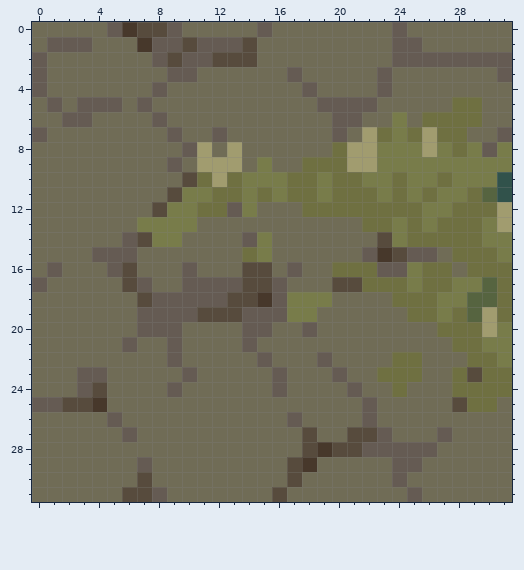
A pixel-art sprite gets an edit: gfx/Mushroom-Dream/pngs_normal_32x32/terrain/t_grass/t_grass_end_piece_w.png. That is the earlier state.
The file is 32x32 pixels. Colours within 5 levels of each other are drawn and written as one.
After the commit:
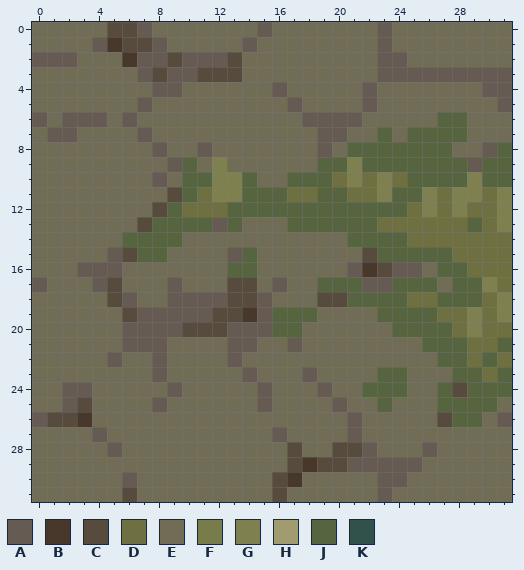
Palette (. is transparent): A #655b53  B #47382b  C #574b3d  D #6f7041  E #706c56  F #787c4a  G #7f804f  H #a19c6f  J #566440  K #31524b
Change:
y 0: x 5..9 ABCCA -> CCAEE; x 23..24 EA -> AE
y 1: x 1..7 AAAEEEB -> EEEABCC; x 9..14 ACAAAC -> EEEEEA; x 23..25 EAA -> AEE
y 2: x 1..2 EE -> AA; x 6..7 EE -> BA; x 12 C -> A; x 14 C -> E; x 23 E -> A; x 25..31 AAAAAAA -> EEEEEEE
y 3: x 0 A -> E; x 7..8 EE -> AC; x 11..13 EEE -> CCC; x 17 A -> E; x 24..30 EEEEEEE -> AAAAAAA
y 4: x 0 A -> E; x 9 E -> A; x 16 E -> A; x 18 A -> E; x 22..23 EA -> AE; x 30..31 EE -> AA
y 5: x 1 A -> E; x 3..5 AAA -> EEE; x 17 E -> A; x 19..21 AAA -> EEE; x 28..29 DD -> EE; x 31 E -> A
y 6: x 0 E -> A; x 4 E -> A; x 6 E -> A; x 8 A -> E; x 18..19 EE -> AA; x 24 F -> E; x 26..29 DDDD -> EJJE
y 7: x 0..2 AEE -> EAA; x 7 E -> A; x 9 A -> E; x 12 A -> E; x 19 E -> A; x 22..28 HDFDHDD -> EJEJJJJ; x 31 A -> E
y 8: x 8 E -> A; x 10..11 AH -> EA; x 13 H -> E; x 19..29 EDHHFFFHFDF -> AEJJJJJJJEE; x 31 F -> J
y 9: x 10..13 EHHH -> JEGE; x 15 F -> E; x 18..31 DDDHHFFFFFFFFF -> EJJGJJJJJJJAJJ
y 10: x 8 E -> A; x 10..19 CDHDFFFDDF -> JJGGJEEJJJ; x 21..23 DFF -> GDG; x 25..31 FFDFFFK -> JJJJGJJ
y 11: x 10..16 FFDDFDF -> JDGGJJJ; x 19..20 FD -> JJ; x 23..31 FDFDFFDJK -> GJJGDGGDG
y 12: x 9..10 FF -> JD; x 13..24 AFEEEDDDDDDD -> JJJJJJJJJJJJ; x 26..28 FFD -> GDG; x 31 H -> G
y 13: x 7..13 FFFFEEE -> CJJJJAJ; x 17..22 EEEEED -> JJJJJJ; x 24 F -> D; x 26 F -> D; x 29..31 DFH -> JDG
y 14: x 6..9 ACFF -> JJJJ; x 14..15 AF -> EE; x 21..24 EECF -> JJJJ; x 30..31 FF -> DD
y 15: x 4 A -> E; x 6..8 AEE -> CJJ; x 13..15 EDF -> AJE; x 22..27 ABCAAE -> CJJJJJ; x 31 F -> D
y 16: x 1 A -> E; x 3..4 EE -> AA; x 6 C -> E; x 10 A -> E; x 13..15 ECC -> JJE; x 17 A -> E; x 20..23 DDDA -> EABC; x 25..28 FDDE -> AEJJ
y 17: x 4..7 EECA -> ACEE; x 9..13 EAAAA -> AEEEC; x 15 C -> E; x 19..30 ECCDDDFDDFFJ -> JJJAAJJJEJJG
y 18: x 5..8 EECA -> CAEE; x 15..24 BAFFFEEEED -> AEEECCJJJJ; x 27..28 FF -> JJ; x 30..31 JD -> DG
y 19: x 6 E -> C; x 11 C -> A; x 14 A -> B; x 16..18 AFF -> JJJ; x 23..27 EEDDF -> JJJJD; x 29..31 JHD -> GDG
y 20: x 6 E -> A; x 10..13 EEEE -> CCCA; x 16..18 EEA -> JJE; x 24..27 EEED -> JJJJ; x 29..31 DHF -> GDD
y 21: x 7..9 EEA -> AAE; x 13 E -> A; x 17 E -> A; x 26..28 EED -> JJJ; x 30..31 FF -> DJ
y 22: x 5 E -> A; x 8..9 EA -> AE; x 13 E -> A; x 15 A -> E; x 19 A -> E; x 24..25 DD -> EE; x 27..28 EE -> JJ; x 30..31 DF -> JD
y 23: x 3..4 AA -> EE; x 8 E -> A; x 10 A -> E; x 14 E -> A; x 16 A -> E; x 18 E -> A; x 20 A -> E; x 23..25 DDD -> JJE; x 28..29 DC -> JJ; x 31 D -> J
y 24: x 2 E -> A; x 4 C -> E; x 15..16 EA -> AE; x 19 E -> A; x 21..24 AEED -> EJJJ; x 27..31 EDDDD -> JCJJJ
y 25: x 0..2 AAC -> EEA; x 4 B -> E; x 8 E -> A; x 15 E -> A; x 20 E -> A; x 22..23 AE -> EJ; x 27..30 ECDD -> JJJJ
y 26: x 0..3 EEEE -> ACCB; x 5 A -> E; x 17 A -> E; x 21..22 EA -> AE; x 27..29 EEE -> CJJ; x 31 E -> A
y 27: x 4 E -> A; x 6 A -> E; x 16 E -> A; x 18 C -> E; x 21..23 CCA -> AEE; x 27 A -> E
y 28: x 5 E -> A; x 17..19 ECB -> CEE; x 23..25 AAA -> EEE
y 29: x 7 A -> E; x 19..23 EEEEE -> CCAAA
y 30: x 6..7 EC -> AE; x 16..17 EC -> CB; x 23 E -> A
y 31: x 7..8 CA -> EE; x 23 E -> A; x 25 A -> E
